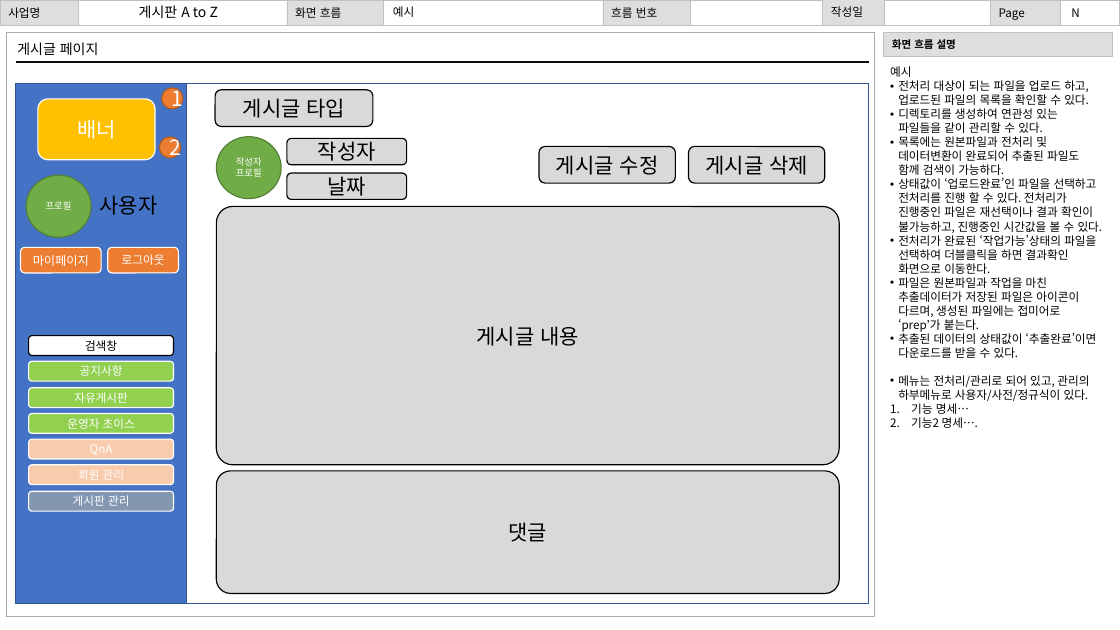
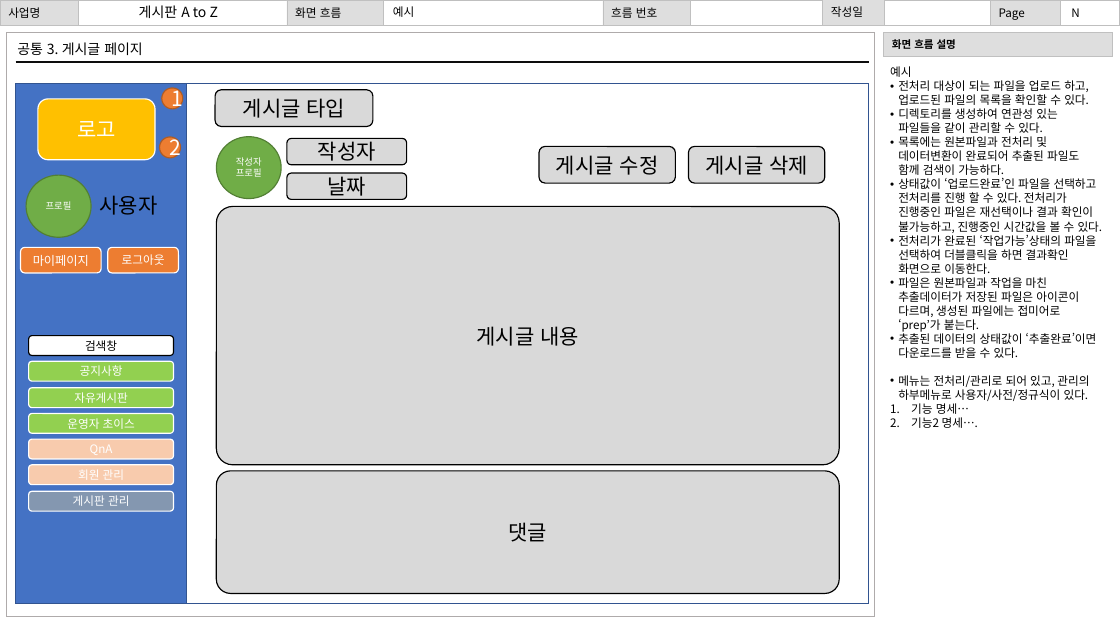
Before and after one commit to gihangShin/test, a slide deck: slide 7 of 문서/화면 설계서/화면설계서 이혁준.pptx. Drawn at 1120x630 pixels with LibreOffice and Linux fonts; fonts in the diff are those of the drawing. Boxes give left, top, right and bottom in pixels: in the first picture for what was removed or moved away, otherwise in the second. Text is boxed around its words. In the diff, an @@ line names an element or a change of style, - is before the commit and + after.

```diff
--- a/문서/화면 설계서/화면설계서 이혁준.pptx
+++ b/문서/화면 설계서/화면설계서 이혁준.pptx
@@ text at (17, 42, 143, 55): text changed @@
-게시글 페이지
+공통 3. 게시글 페이지
@@ text in rounded rectangle at (77, 121, 116, 137): text changed @@
-배너
+로고
```
Also in this commit, not shown: 14 other slides changed.
